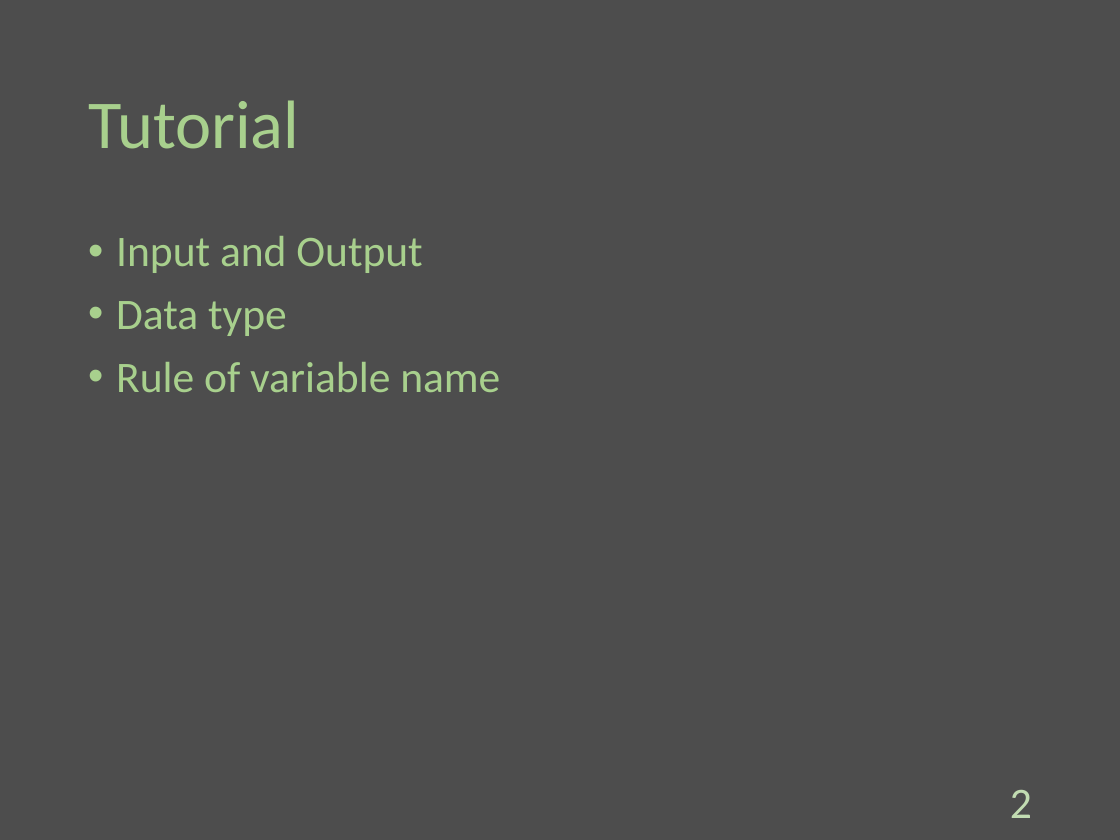
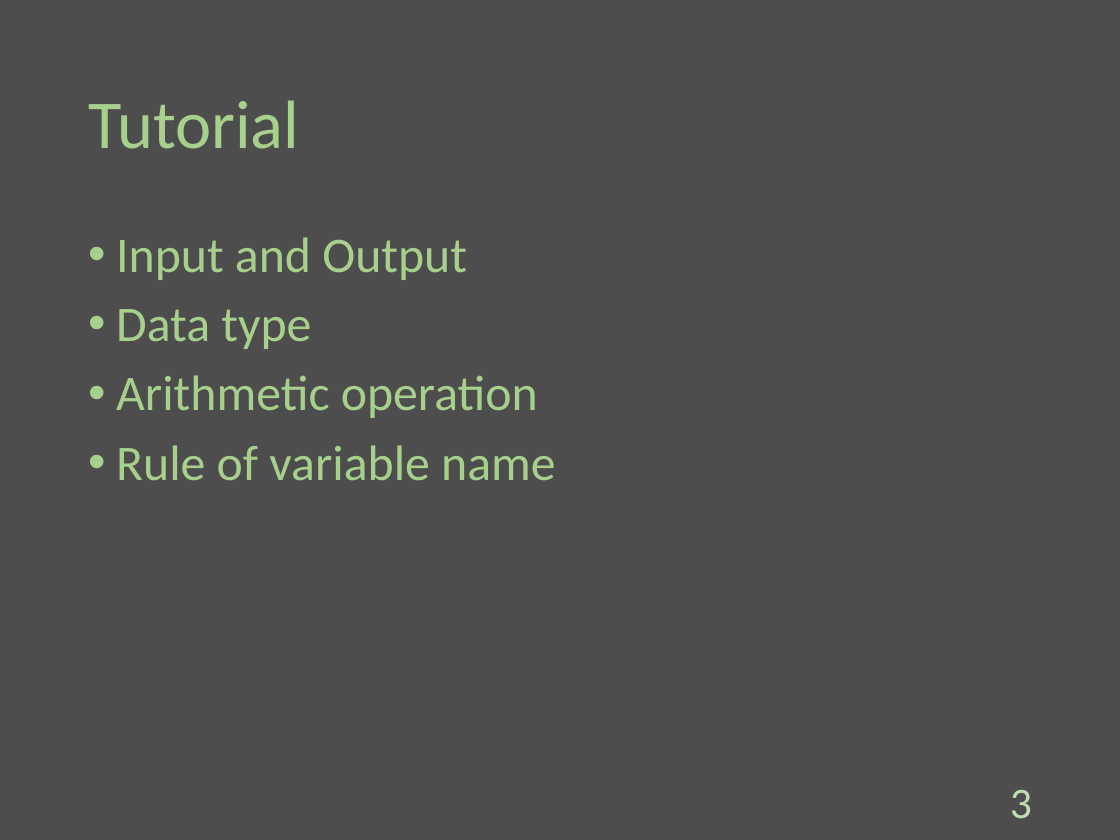
Before and after one commit to Melbeck777/program_seminar, a slide deck: slide 4 of ProgramSlide.pptx (slide 3 before the commit). Drawn at 1120x840 pixels with LibreOffice and Linux fonts; fonts in the diff are those of the drawing. Boxes give left, top, right and bottom in pixels: in the first picture for what was removed or moved away, otherwise in the second. Text is boxed around its words. In the diff, an @@ line names an element or a change of style, - is before the commit and + after.

Commit message:
[add]:Write the tutorial and bonus contents.

```diff
--- a/ProgramSlide.pptx
+++ b/ProgramSlide.pptx
@@ text at <box>116,237,555,481</box>: size 28 to 32 pt in "Input and Output", "Data type", "Rule of variable name" @@
@@ text at <box>116,375,538,418</box>: paragraph added @@
+• Arithmetic operation
@@ page number at <box>1010,790,1032,818</box>: text changed @@
-2
+3
```
Also in this commit, not shown: 3 other slides changed, 7 slides added.
